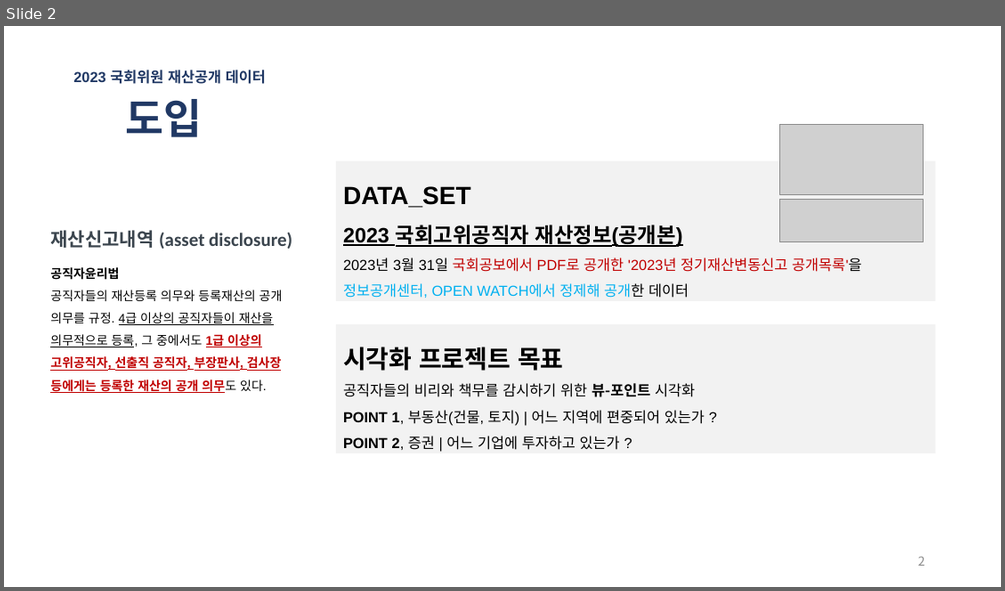
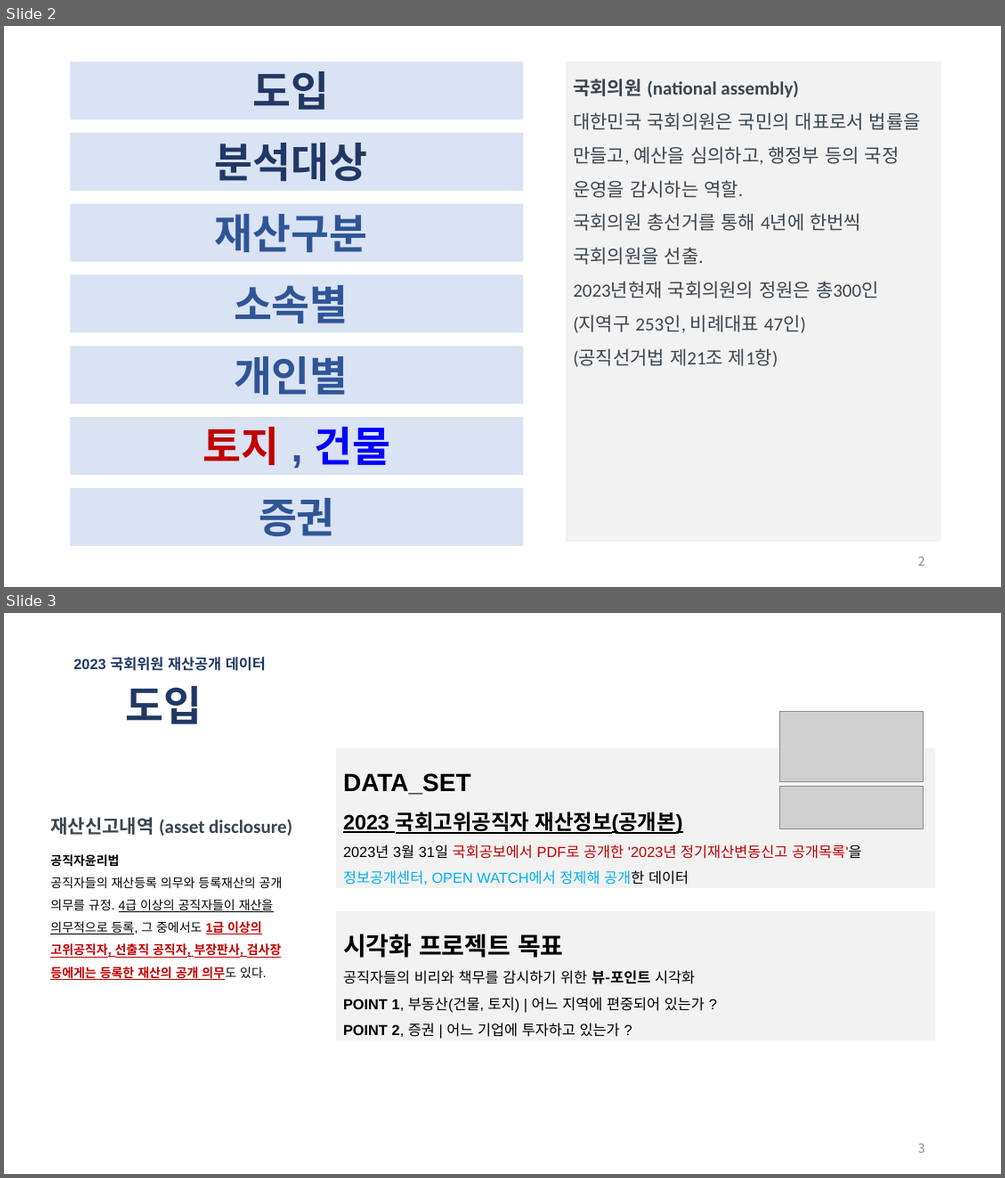
Before and after one commit to wordnbeing/sessac_visualproject, a slide deck: opwatch_visual_final.pptx. Shown one above the other, each under a label of ours: slide 2 before the commit, slides 2 and 3 after it. The pictures are 1005x591 and 1005x1178 pixels, drawn with LibreOffice and Linux fonts; fonts in the diff are those of the drawing; grey boxes stand for pictures. Boxes give left, top, right and bottom in pixels: in the first picture for what was removed or moved away, otherwise in the second. Text is boxed around its words. In the diff, an @@ line names an element or a change of style, - is before the commit and + after.

```diff
--- a/opwatch_visual_final.pptx
+++ b/opwatch_visual_final.pptx
@@ slide 2 added at (4, 26, 1001, 587), background #FFFFFF @@
@@ rectangle added at (71, 62, 524, 119), fill #DAE3F3, 40 pt, text #203864, bold @@
+도입
@@ rectangle added at (566, 62, 941, 542), fill #F2F2F2, 18 pt, text #3B454E @@
+국회의원 (national assembly)
+대한민국 국회의원은 국민의 대표로서 법률을 만들고, 예산을 심의하고, 행정부 등의 국정 운영을 감시하는 역할.
+국회의원 총선거를 통해 4년에 한번씩 국회의원을 선출.
+2023년현재 국회의원의 정원은 총300인 (지역구 253인, 비례대표 47인)
+(공직선거법 제21조 제1항)
@@ rectangle added at (71, 133, 524, 191), fill #DAE3F3, 40 pt, text #203864, bold @@
+분석대상
@@ rectangle added at (71, 204, 524, 262), fill #DAE3F3, 40 pt, text #2F5597, bold @@
+재산구분
@@ rectangle added at (71, 275, 524, 332), fill #DAE3F3, 40 pt, text #2F5597, bold @@
+소속별
@@ rectangle added at (71, 346, 524, 403), fill #DAE3F3, 40 pt, text #2F5597, bold @@
+개인별
@@ rectangle added at (71, 417, 524, 475), fill #DAE3F3, 40 pt, text #C00000, bold @@
+토지 , 건물
@@ rectangle added at (71, 488, 524, 546), fill #DAE3F3, 40 pt, text #2F5597, bold @@
+증권
@@ page number added at (918, 556, 925, 565), 12 pt, text #8C8C8C @@
+2
@@ what was slide 2 is now slide 3 @@
@@ page number at (918, 1143, 925, 1152): text changed @@
-2
+3
```
Also in this commit, not shown: 1 slide changed, 1 other slide added.
